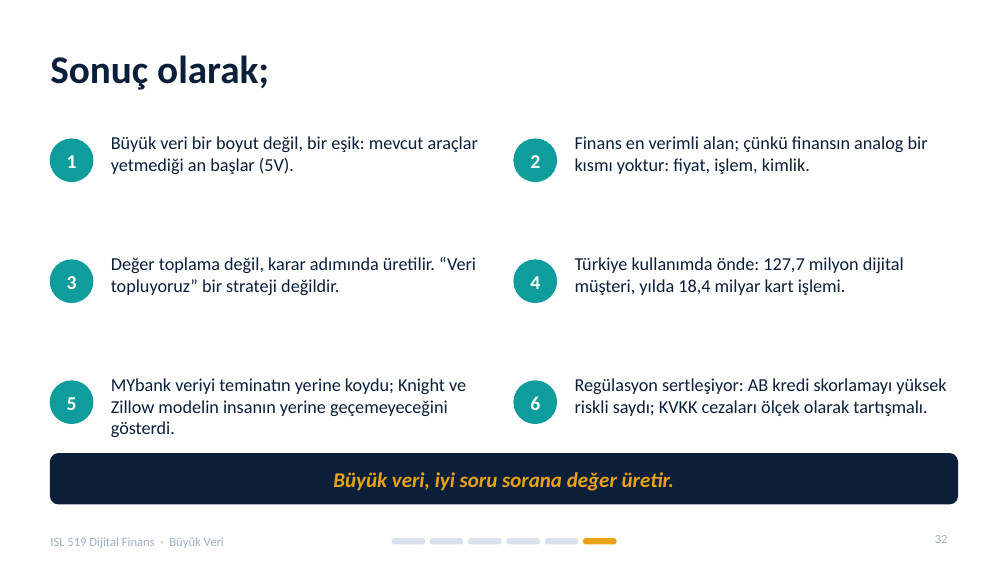
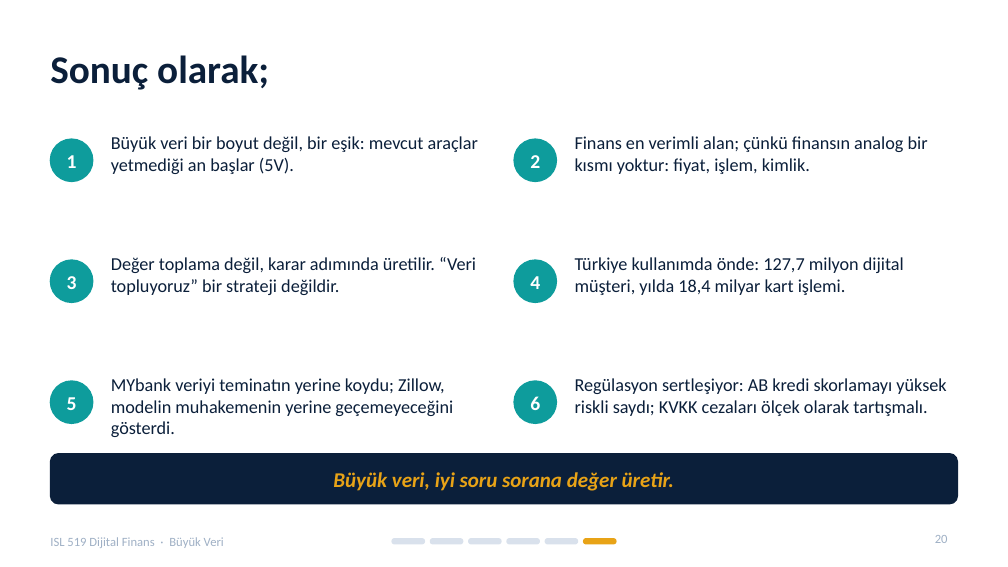
Before and after one commit to Batuhandac/batu, a slide deck: slide 20 of sunum/Buyuk_Veri_Sunum.pptx (slide 32 before the commit). Drawn at 1008x567 pixels with LibreOffice and Linux fonts; fonts in the diff are those of the drawing. Boxes give left, top, right and bottom in pixels: in the first picture for what was removed or moved away, otherwise in the second. Text is boxed around its words. In the diff, an @@ line names an element or a change of style, - is before the commit and + after.

```diff
--- a/sunum/Buyuk_Veri_Sunum.pptx
+++ b/sunum/Buyuk_Veri_Sunum.pptx
@@ text at bbox=[111, 378, 453, 437]: text changed @@
-MYbank veriyi teminatın yerine koydu; Knight ve Zillow modelin insanın yerine geçemeyeceğini gösterdi.
+MYbank veriyi teminatın yerine koydu; Zillow, modelin muhakemenin yerine geçemeyeceğini gösterdi.
@@ page number at bbox=[935, 535, 948, 543]: text changed @@
-32
+20
```
Also in this commit, not shown: 5 other slides changed, 12 slides removed, 5 other files.
